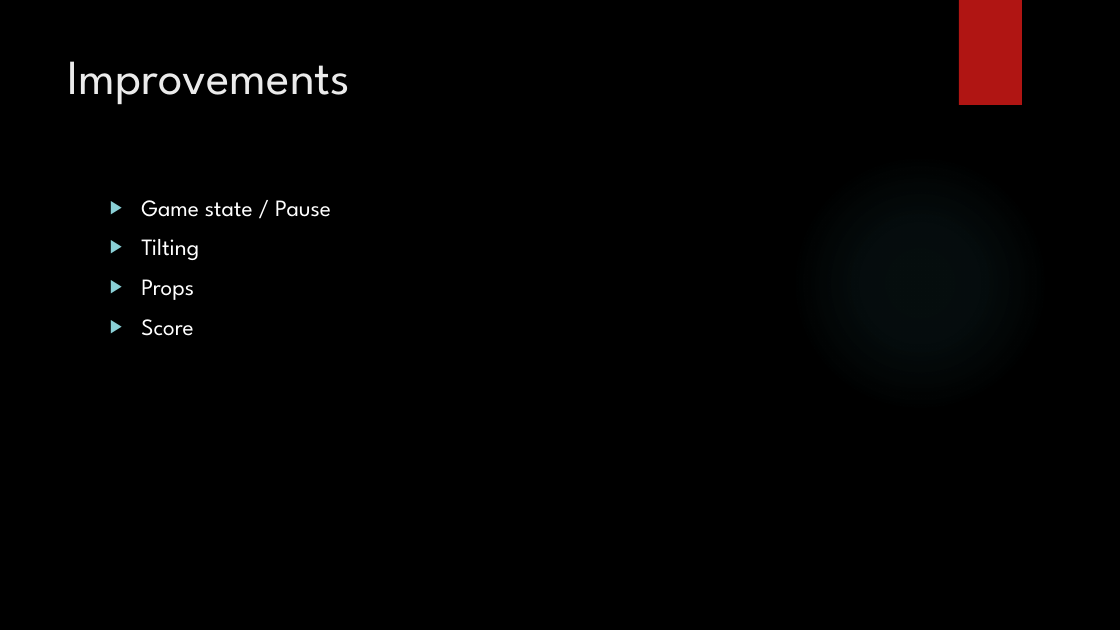
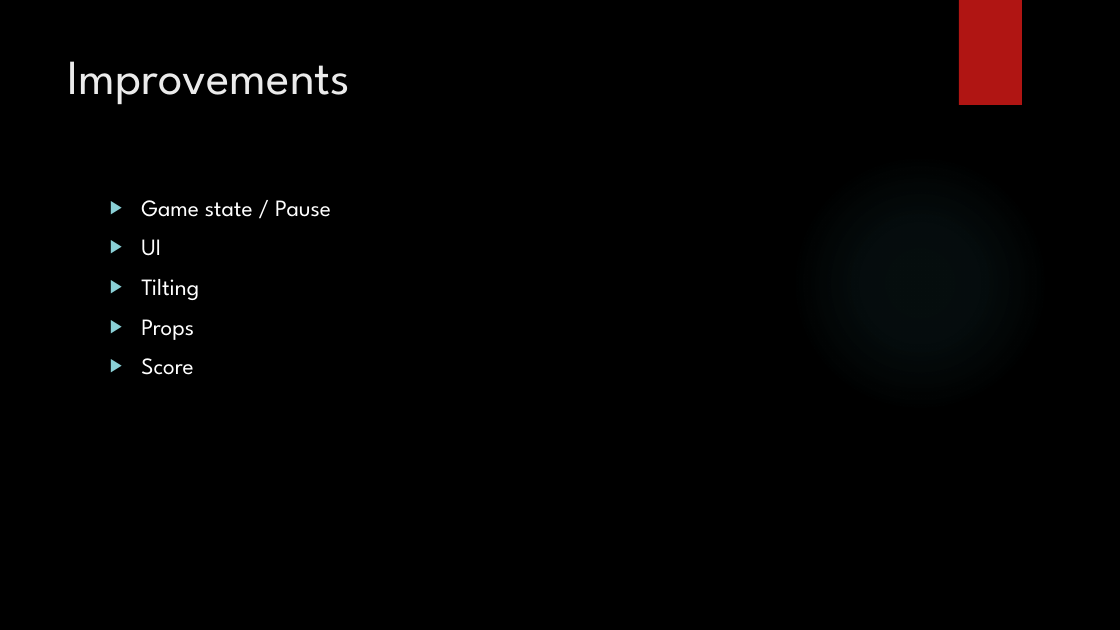
Before and after one commit to jweimann/Demos, a slide deck: slide 17 of Presentations/Intro to Unity.pptx. Drawn at 1120x630 pixels with LibreOffice and Linux fonts; fonts in the diff are those of the drawing; background and template pictures are left out. Boxes give left, top, right and bottom in pixels: in the first picture for what was removed or moved away, otherwise in the second. Text is boxed around its words. In the diff, an @@ line names an element or a change of style, - is before the commit and + after.

```diff
--- a/Presentations/Intro to Unity.pptx
+++ b/Presentations/Intro to Unity.pptx
@@ text at bbox=[141, 239, 161, 256]: paragraph added @@
+▶ UI
```
Also in this commit, not shown: 1 other slide changed, 1 slide removed, 18 other files.
